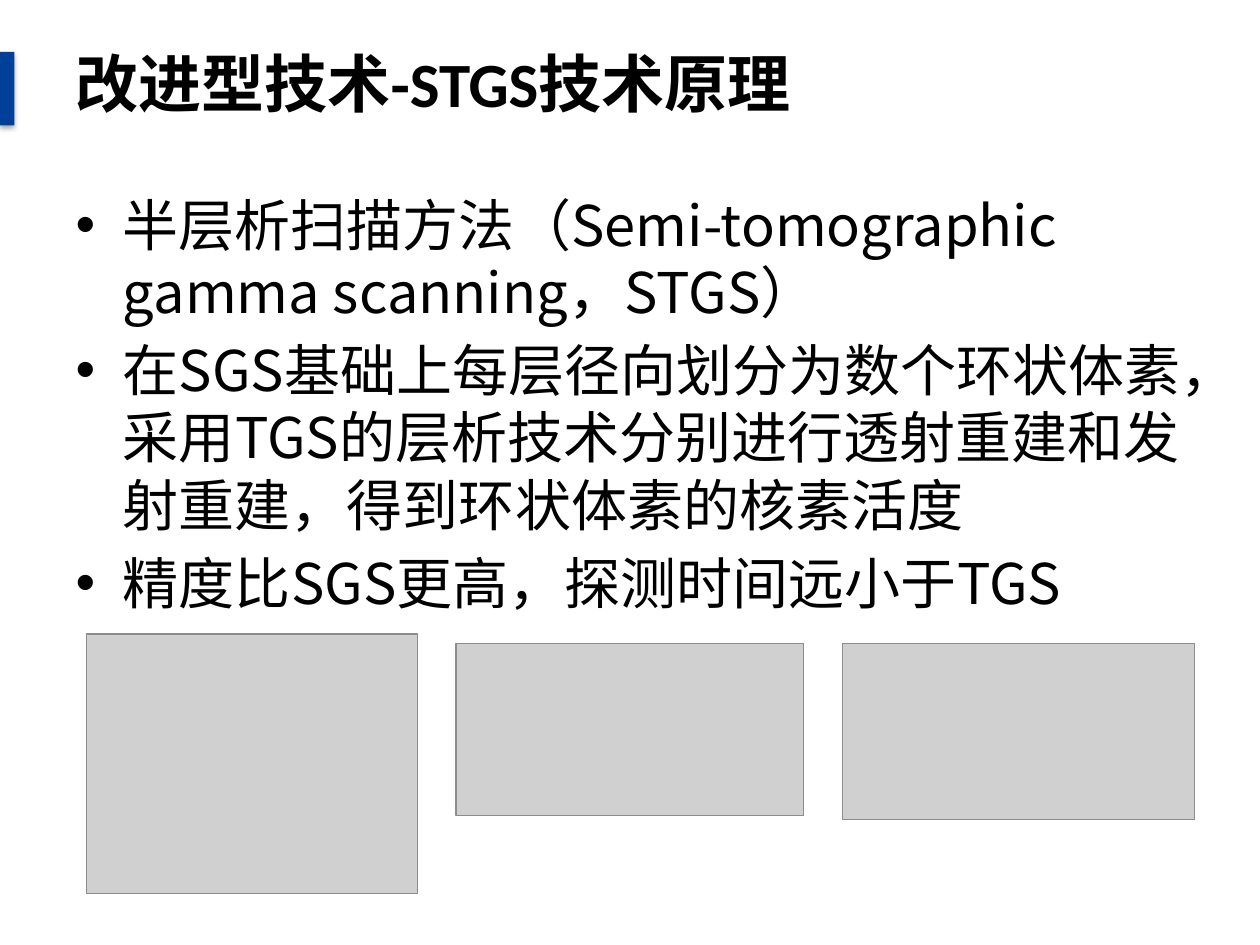
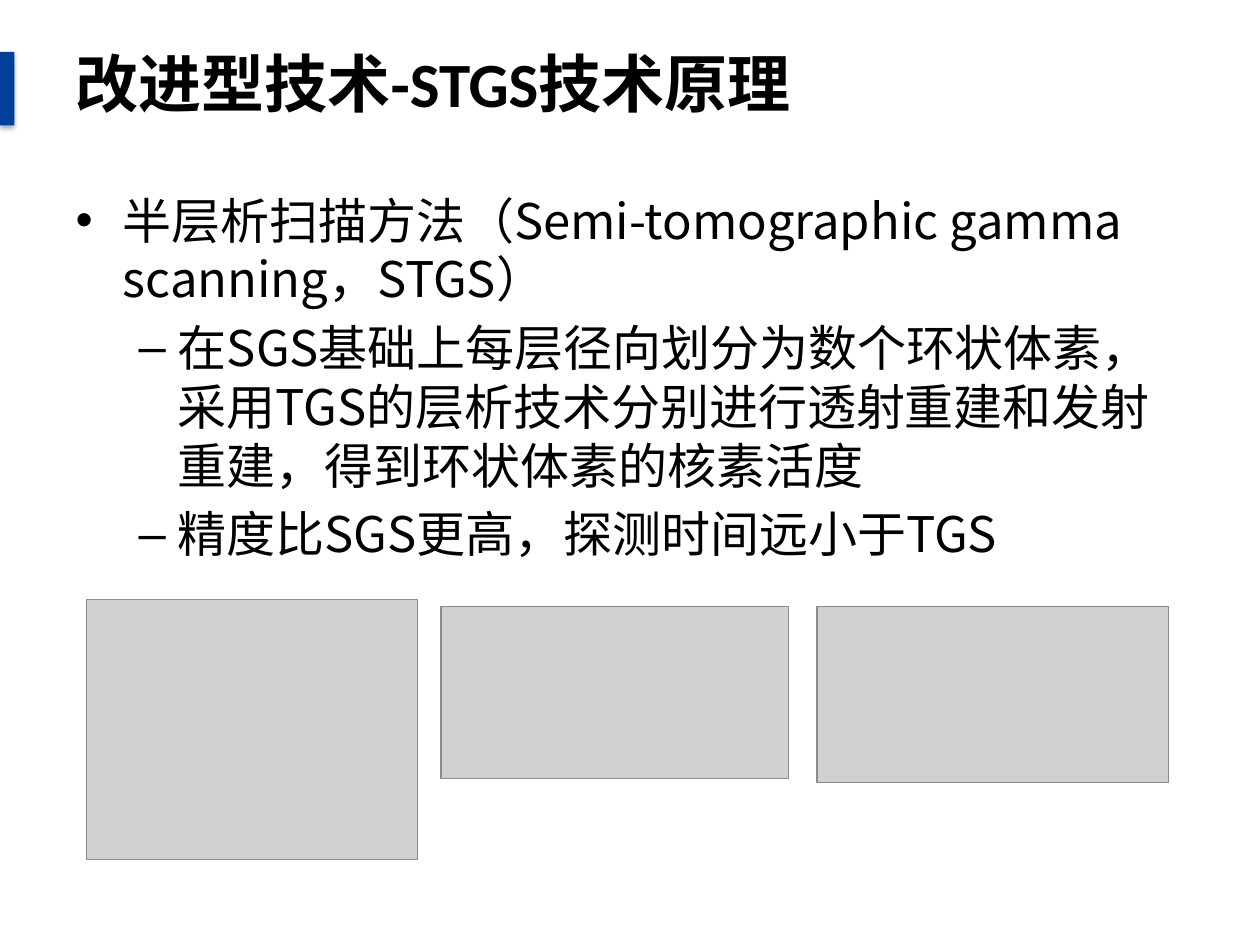
Before and after one commit to danxibao/NDAPapers, a slide deck: slide 17 of 毕业答辩报告.pptx. Drawn at 1260x945 pixels with LibreOffice and Linux fonts; fonts in the diff are those of the drawing; grey boxes stand for pictures; background and template pictures are left out. Boxes give left, top, right and bottom in pixels: in the first picture for what was removed or moved away, otherwise in the second. Text is boxed around its words. In the diff, an @@ line names an element or a change of style, - is before the commit and + after.

```diff
--- a/毕业答辩报告.pptx
+++ b/毕业答辩报告.pptx
@@ text "半层析扫描方法（Semi-tomographic gamma scanning，STGS）" at <box>123,197,1151,557</box>: size 32 to 28 pt; bullet • to –; list level 1 to 2 in "在SGS基础上每层径向划分为数个环状体素，采用TGS的层析技术分别进行透射重建和发射重建，得到环状体素的核素活度"; list level 1 to 2 in "精度比SGS更高，探测时间远小于TGS" @@
@@ picture: place and size @@
-picture at <box>87,634,417,893</box>
+picture at <box>87,600,417,859</box>
@@ picture: place and size @@
-picture at <box>456,644,804,815</box>
+picture at <box>441,606,789,777</box>
@@ picture: place and size @@
-picture at <box>843,644,1194,820</box>
+picture at <box>816,606,1168,782</box>
```
Also in this commit, not shown: 8 other slides changed, 3 slides added, 2 other files.
